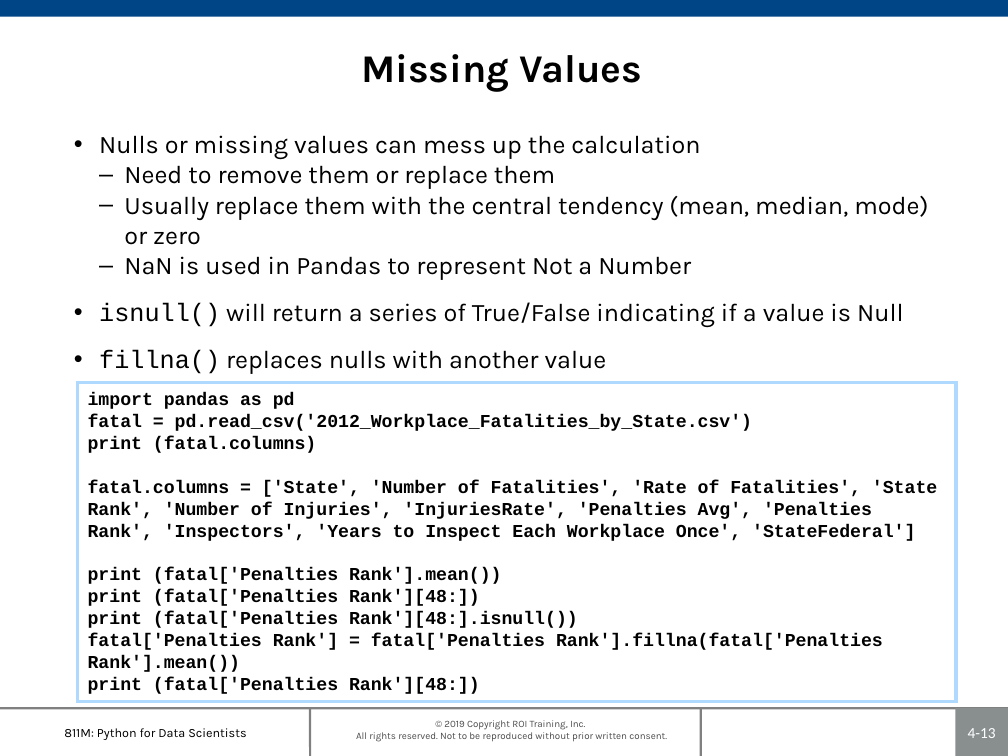
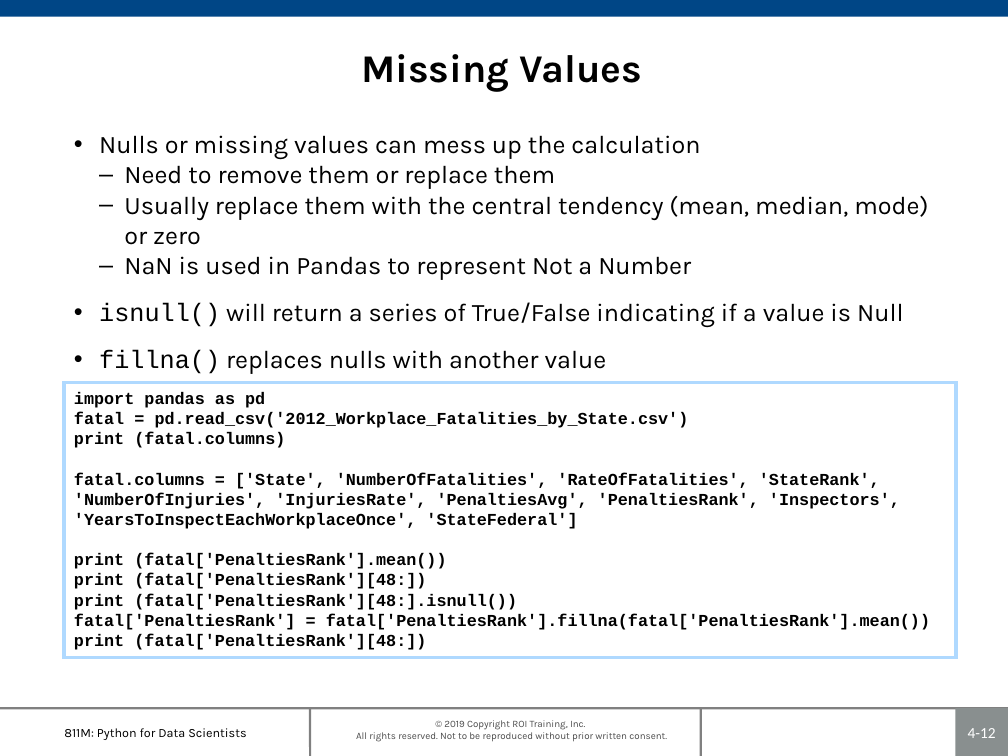
Before and after one commit to roitraining/PythonML, a slide deck: slide 12 of 811M-Ch04_DataPreparation.pptx (slide 13 before the commit). Drawn at 1008x756 pixels with LibreOffice and Linux fonts; fonts in the diff are those of the drawing; background and template pictures are left out. Boxes give left, top, right and bottom in pixels: in the first picture for what was removed or moved away, otherwise in the second. Text is boxed around its words. In the diff, an @@ line names an element or a change of style, - is before the commit and + after.

```diff
--- a/811M-Ch04_DataPreparation.pptx
+++ b/811M-Ch04_DataPreparation.pptx
@@ rectangle "import pandas as pd": place and size @@
-rectangle "import pandas as pd" at (78,383,956,702)
+rectangle "import pandas as pd" at (65,383,957,658)
@@ text in rectangle at (74,392,689,448): size 13 to 12 pt in "import pandas as pd", "fatal = pd.read_csv('2012_Workplace_Fatalities_by_State.csv' ...", "print (fatal.columns)" @@
@@ text in rectangle at (74,472,930,650): text changed; size 13 to 12 pt @@
-fatal.columns = ['State', 'Number of Fatalities', 'Rate of Fatalities', 'State Rank', 'Number of Injuries', 'InjuriesRate', 'Penalties Avg', 'Penalties Rank', 'Inspectors', 'Years to Inspect Each Workplace Once', 'StateFederal']
-print (fatal['Penalties Rank'].mean())
-print (fatal['Penalties Rank'][48:])
-print (fatal['Penalties Rank'][48:].isnull())
-fatal['Penalties Rank'] = fatal['Penalties Rank'].fillna(fatal['Penalties Rank'].mean())
-print (fatal['Penalties Rank'][48:])
+fatal.columns = ['State', 'NumberOfFatalities', 'RateOfFatalities', 'StateRank', 'NumberOfInjuries', 'InjuriesRate', 'PenaltiesAvg', 'PenaltiesRank', 'Inspectors', 'YearsToInspectEachWorkplaceOnce', 'StateFederal']
+print (fatal['PenaltiesRank'].mean())
+print (fatal['PenaltiesRank'][48:])
+print (fatal['PenaltiesRank'][48:].isnull())
+fatal['PenaltiesRank'] = fatal['PenaltiesRank'].fillna(fatal['PenaltiesRank'].mean())
+print (fatal['PenaltiesRank'][48:])
@@ page number at (968,728,996,738): text changed @@
-4-13
+4-12
```
Also in this commit, not shown: 4 other slides changed, 7 other files.
